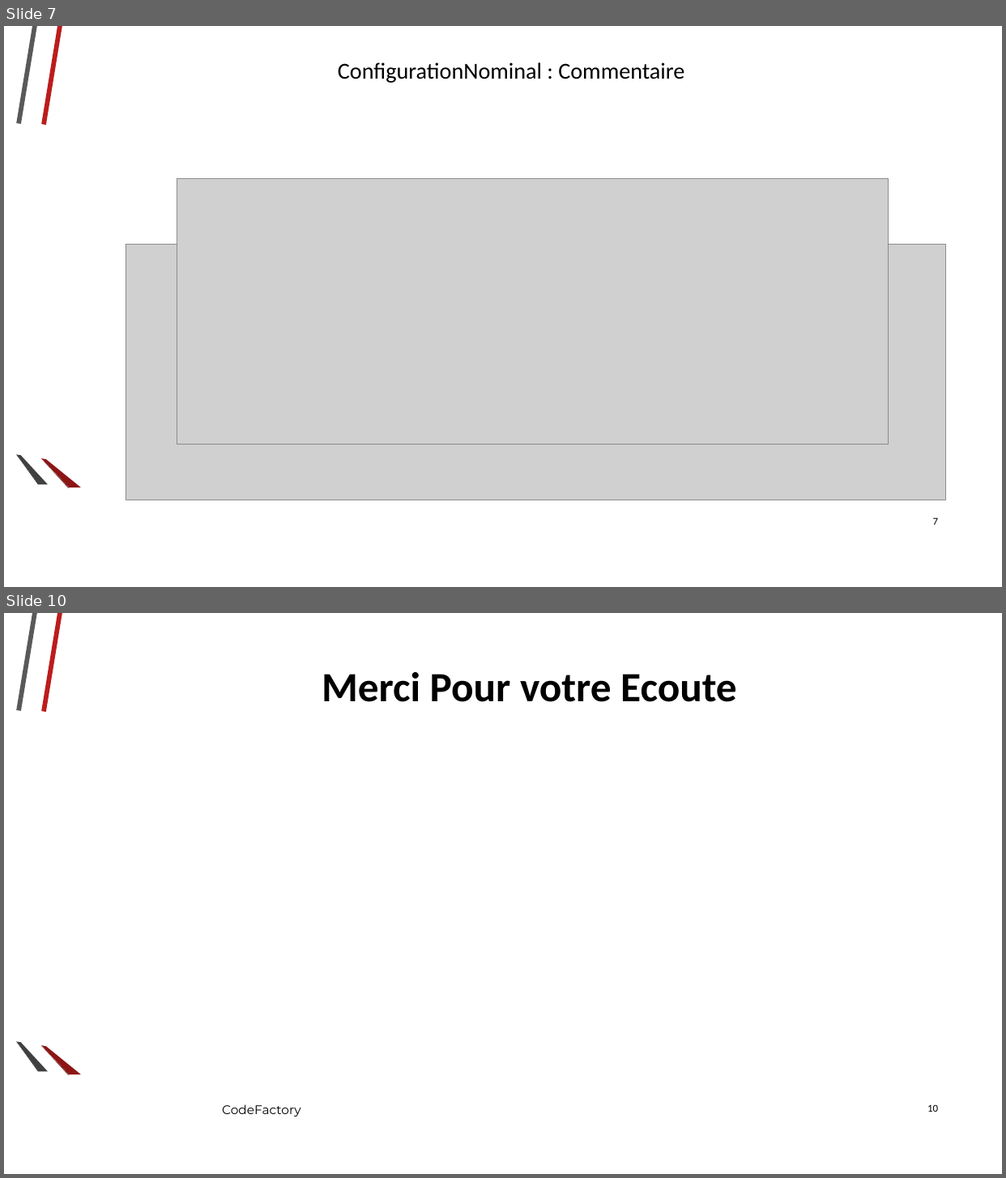
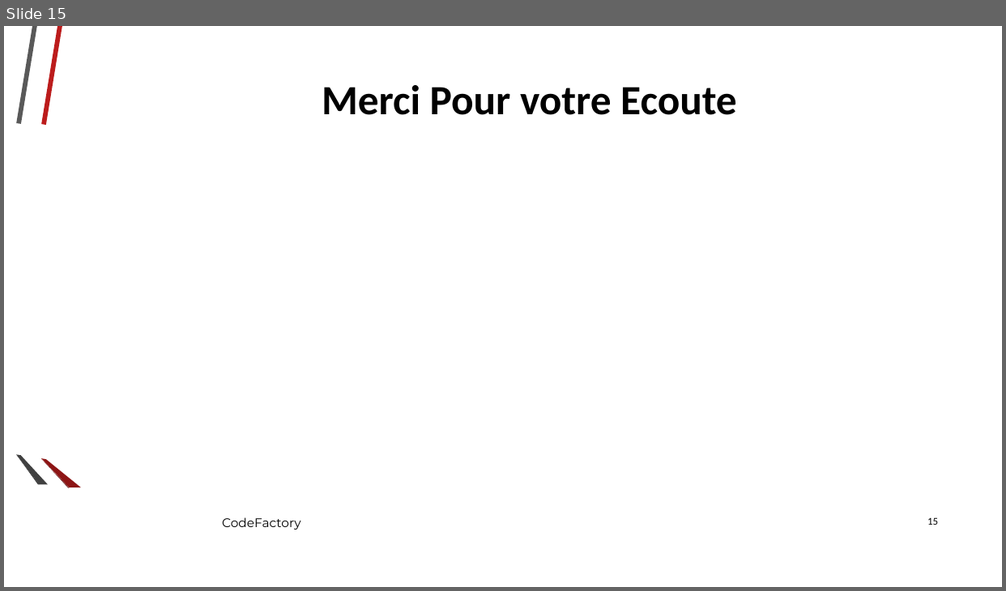
Before and after one commit to Ashmouth/IL, a slide deck: Diaporama/Diaporama2.odp. Shown one above the other, each under a label of ours: slides 7 and 10 before the commit, slide 15 after it; the slides between them are not shown. The pictures are 1006x1178 and 1006x591 pixels, drawn with LibreOffice and Linux fonts; fonts in the diff are those of the drawing; grey boxes stand for pictures; background and template pictures are left out. Boxes give left, top, right and bottom in pixels: in the first picture for what was removed or moved away, otherwise in the second. Text is boxed around its words. In the diff, an @@ line names an element or a change of style, - is before the commit and + after.

```diff
--- a/Diaporama/Diaporama2.odp
+++ b/Diaporama/Diaporama2.odp
@@ slide 7 removed at (4, 26, 1002, 587), background picture (left out); not listed: 6 template elements that a slide beside it also shows @@
@@ title removed at (338, 62, 684, 83) @@
-ConfigurationNominal : Commentaire
@@ picture removed at (177, 179, 889, 445) @@
@@ picture removed at (126, 245, 946, 501) @@
@@ page number removed at (933, 518, 938, 525) @@
-7
@@ what was slide 10 is now slide 15 @@
@@ page number at (927, 518, 938, 525): text changed @@
-10
+15
```
Also in this commit, not shown: 5 slides changed, 7 slides added, 1 other slide removed.
